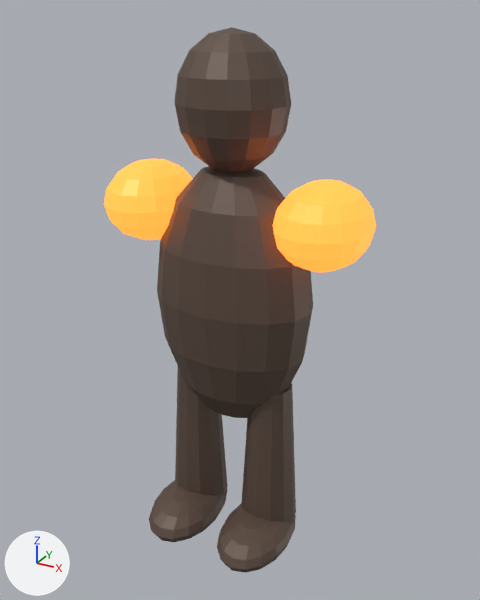
A saved change to the glTF model assets/production/models/hero_ember_warden.glb.
Before and after are seen from a camera (50 mm lens) standing at (1.36, -2.41, 2.45) and looking at (0.04, -0.01, 1.25). Arrows for +X, +Y and +Z are at lower left; the lights stay in place. The first picture is the older version.

The first picture shows 'hero_ember_warden_boot_-1', 'hero_ember_warden_boot_1', 'hero_ember_warden_head', 'hero_ember_warden_leg_-1', 'hero_ember_warden_leg_1', 'hero_ember_warden_shoulder_-1', 'hero_ember_warden_shoulder_1', 'hero_ember_warden_torso'.
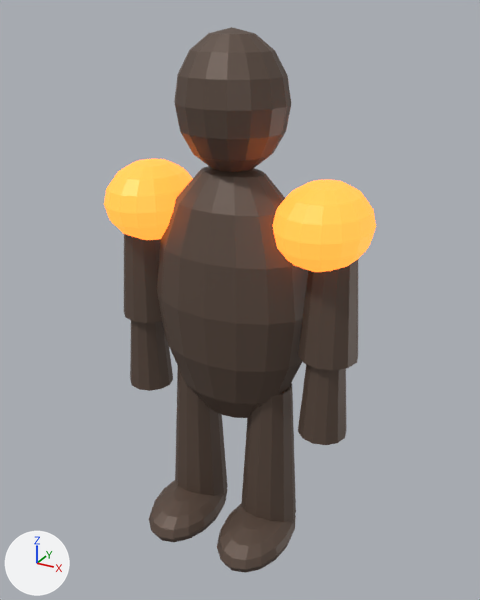
Boxes (x1, y1, x2, y2) around the edits, measured in the pictures (480 x 600 px):
'hero_ember_warden_upper_arm_1', added (brown)
    after: (298, 260, 358, 371)
'hero_ember_warden_lower_arm_1', added (brown)
    after: (298, 364, 346, 445)
'hero_ember_warden_upper_arm_-1', added (brown)
    after: (124, 234, 162, 323)
'hero_ember_warden_lower_arm_-1', added (brown)
    after: (130, 320, 173, 391)

The change, as a list of edits to the scene's bpy script:
```text
Add me_cone_1:
    me_cone_1.from_pydata(...)  # a 12-sided cut cone along z (radius 0.13 at the low end, 0.091 at the high end) spanning x -0.6..-0.34, y -0.13..0.13, z 1.075..1.625
    me_cone_1.materials.append(mat_mat_hero_ember_warden_body)  # brown #615045
Add me_cone_003:
    me_cone_003.from_pydata(...)  # a 12-sided cut cone along z (radius 0.13 at the low end, 0.091 at the high end) spanning x 0.34..0.6, y -0.13..0.13, z 1.075..1.625
    me_cone_003.materials.append(mat_mat_hero_ember_warden_body)  # brown #615045
Add me_cone_001_1:
    me_cone_001_1.from_pydata(...)  # a 12-sided cut cone along z (radius 0.11 at the low end, 0.077 at the high end) spanning x -0.58..-0.36, y -0.13..0.09, z 0.7..1.16
    me_cone_001_1.materials.append(mat_mat_hero_ember_warden_body)  # brown #615045
Add me_cone_004:
    me_cone_004.from_pydata(...)  # a 12-sided cut cone along z (radius 0.11 at the low end, 0.077 at the high end) spanning x 0.36..0.58, y -0.13..0.09, z 0.7..1.16
    me_cone_004.materials.append(mat_mat_hero_ember_warden_body)  # brown #615045
Add ob_hero_ember_warden_upper_arm__1:
    ob_hero_ember_warden_upper_arm__1 = bpy.data.objects.new('hero_ember_warden_upper_arm_-1', me_cone_1)
    ob_hero_ember_warden_upper_arm__1.location = (0.0, 0.0, 0.0)
Add ob_hero_ember_warden_upper_arm_1:
    ob_hero_ember_warden_upper_arm_1 = bpy.data.objects.new('hero_ember_warden_upper_arm_1', me_cone_003)
    ob_hero_ember_warden_upper_arm_1.location = (0.0, 0.0, 0.0)
Add ob_hero_ember_warden_lower_arm__1:
    ob_hero_ember_warden_lower_arm__1 = bpy.data.objects.new('hero_ember_warden_lower_arm_-1', me_cone_001_1)
    ob_hero_ember_warden_lower_arm__1.location = (0.0, 0.0, 0.0)
Add ob_hero_ember_warden_lower_arm_1:
    ob_hero_ember_warden_lower_arm_1 = bpy.data.objects.new('hero_ember_warden_lower_arm_1', me_cone_004)
    ob_hero_ember_warden_lower_arm_1.location = (0.0, 0.0, 0.0)
```
